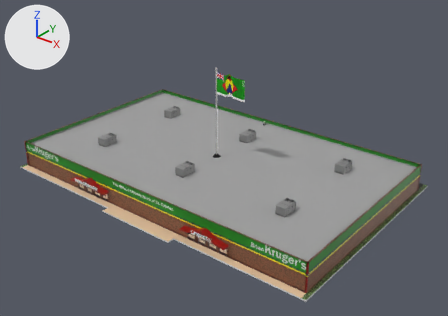
The glTF model Gangsta Wizards/Main/BUILDINGS/Mercantile/Mart.glb, before and after one commit.
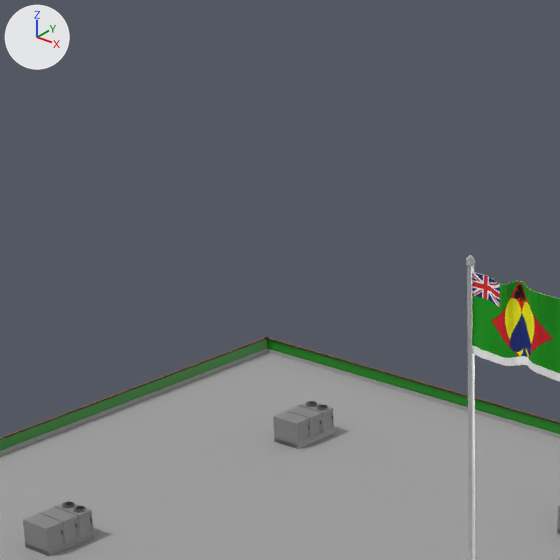
Old and new are each drawn whole from a 50 mm camera at (79.3, -96.1, 65.2) aimed at (2.9, -0.6, 6.0) and again close up on the part from 21% to 54% of the width and 0% to 47% of the height. Arrows for +X, +Y and +Z are at upper left; the lights stay in place. The last two pictures show the newer version. Objects named as collision shapes, trigger or cutter boxes, shadow casters or lower levels of detail are left out. Where no turn or scale is listed for an object, it has been applied to the vertices.

In view in the first close-up: 'Flag', 'Flag Curb', 'RTUs', 'Roof', 'Walls'.
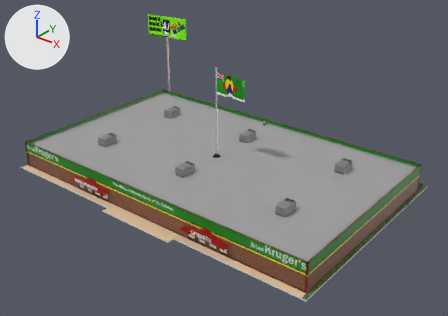
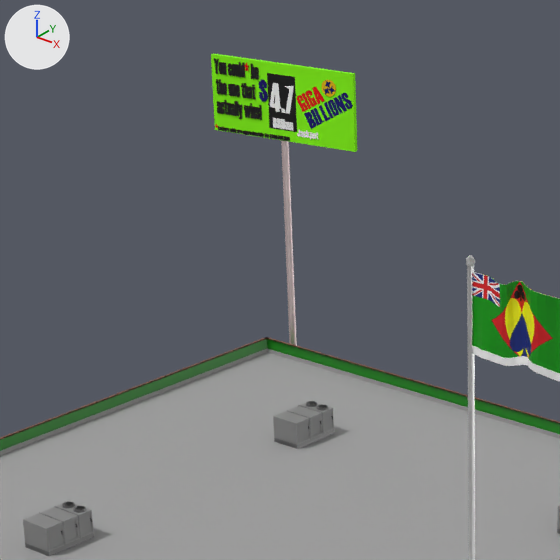
The edits, one by one:
Material 'Sign Black' (mat_sign_black) is new.
Its base color is (0.0, 0.0, 0.0) (black #000000).
Material 'Sign Yellow' (mat_sign_yellow) is new.
Its base color is (0.8, 0.519, 0.0) (yellow #e7bf00).
Its roughness is 1.0.
Material 'Sign Blue' (mat_sign_blue) is new.
Its base color is (0.0, 0.000614, 0.146) (dark blue #00026b).
Its roughness is 1.0.
Material 'Sign Red' (mat_sign_red) is new.
Its base color is (0.8, 0.0, 0.000807) (red #e70003).
Its roughness is 1.0.
Material 'Sign White' (mat_sign_white) is new.
Its base color is (1.0, 1.0, 1.0) (white #ffffff).
Its roughness is 1.0.
Material 'Metal' (mat_metal) is new.
Its base color is (1.0, 0.836, 0.836) (white #ffecec).
Its metallic is 1.0.
Material 'Green Billboard' (mat_green_billboard) is new.
Its base color is (0.246, 1.0, 0.0) (green #88ff00).
Its roughness is 1.0.
Mesh me_text_008 is new.
It has 2768 vertices, 5240 faces and spans x -5.72..6.21, y -0.9..1.08, z 3.02..8.28.
Faces by material slot: [286, 488, 3642, 700, 124].
It uses material mat_sign_red (red #e70003).
It uses material mat_sign_blue (dark blue #00026b).
It uses material mat_sign_black (black #000000).
It uses material mat_sign_white (white #ffffff).
It uses material mat_sign_yellow (yellow #e7bf00).
Mesh me_cylinder_001 is new.
It has 64 vertices, 124 faces and spans x -0.3..0.3, y -0.3..0.3, z -13.4..7.6.
It uses material mat_metal (white #ffecec).
Mesh me_cube_004 is new.
It has 32 vertices, 60 faces and spans x -6.05..6.05, y -1.09..1.09, z -2.29..3.23.
Faces by material slot: [56, 4].
It uses material mat_green_billboard (green #88ff00).
It uses material mat_sign_black (black #000000).
Object 'Sign Text.001' (ob_sign_text_001) is new; it shows me_text_008.
Its location is (-37.19, 24.26, 17.97).
Object 'Support' (ob_support) is new; it shows me_cylinder_001.
Its location is (-36.94, 24.46, 13.36).
Object 'BillboardBack' (ob_billboardback) is new; it shows me_cube_004.
Its location is (-36.94, 24.47, 23.26).

What differs and where, as boxes [x1, y1, x2, y2] in the close-ups (560 x 560 px):
'BillboardBack', added: after [211, 54, 357, 152]
    faces in mat_green_billboard (green #88ff00): [211, 54, 357, 152]
    faces in mat_sign_black (black #000000): [267, 73, 297, 132]
'Sign Text.001', added: after [214, 58, 353, 141]
    faces in mat_sign_black (black #000000): [214, 58, 290, 141]
    faces in mat_sign_blue (dark blue #00026b): [259, 80, 353, 129]
    faces in mat_sign_white (white #ffffff): [270, 83, 319, 140]
    faces in mat_sign_red (red #e70003): [215, 63, 325, 128]
    faces in mat_sign_yellow (yellow #e7bf00): [322, 80, 336, 97]
'Support', added: after [281, 140, 297, 346]
